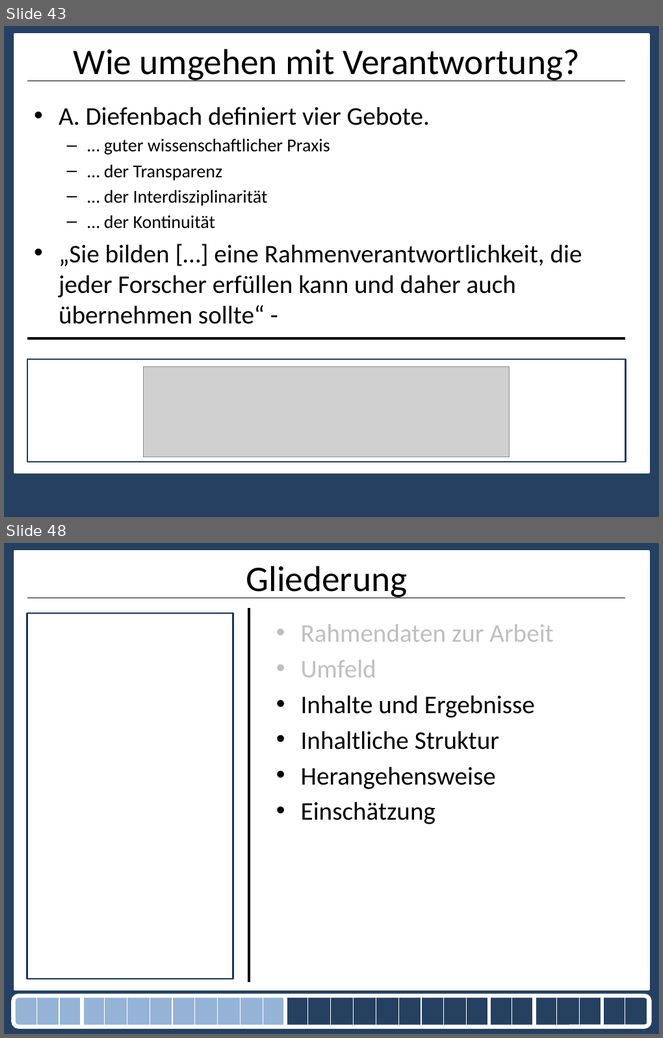
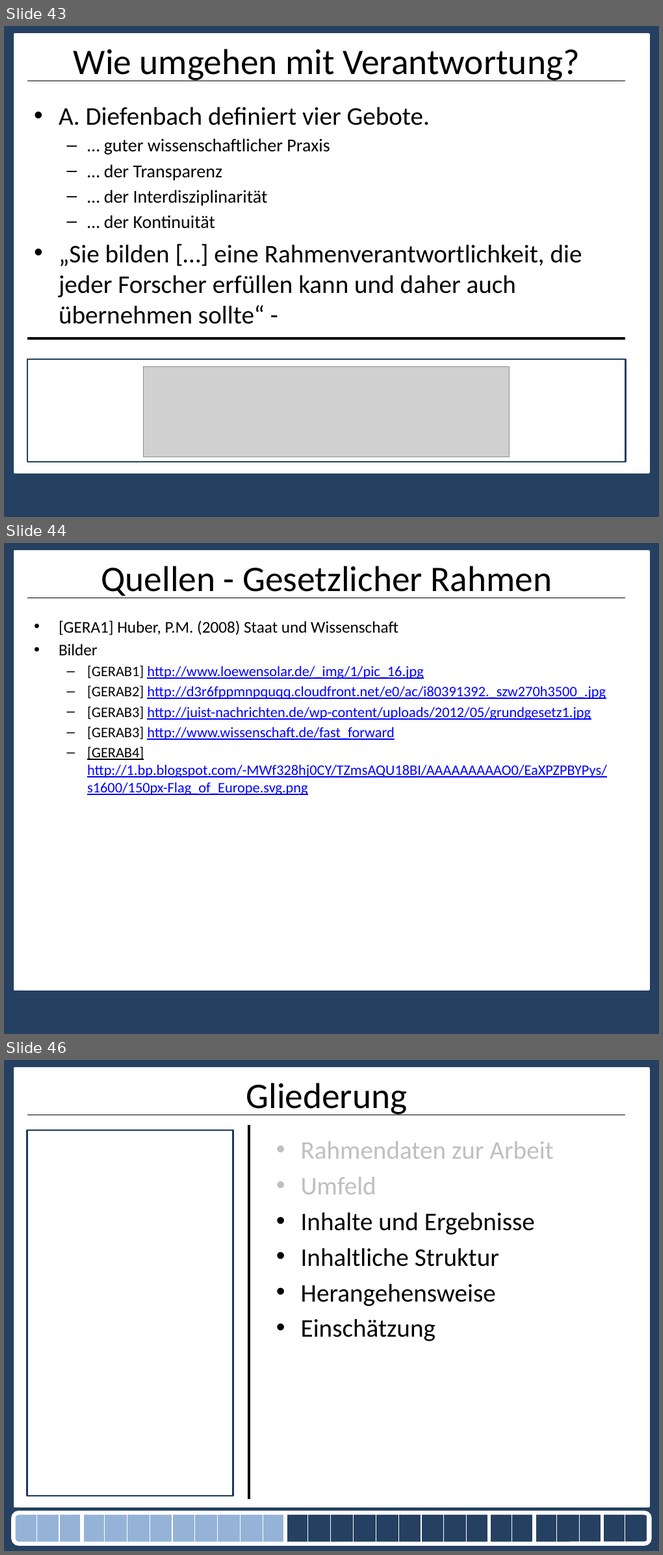
Before and after one commit to nicolehm/PMWK, a slide deck: Präsentation.pptx. Shown one above the other, each under a label of ours: slides 43 and 48 before the commit, slides 43, 44 and 46 after it; the slides between them are not shown. The pictures are 663x1038 and 663x1555 pixels, drawn with LibreOffice and Linux fonts; fonts in the diff are those of the drawing; grey boxes stand for pictures. Boxes give left, top, right and bottom in pixels: in the first picture for what was removed or moved away, otherwise in the second. Text is boxed around its words. In the diff, an @@ line names an element or a change of style, - is before the commit and + after.

Commit message:
Quellen

```diff
--- a/Präsentation.pptx
+++ b/Präsentation.pptx
@@ slide 44 added at box(4, 543, 659, 1034), background #254061; not listed: 2 template elements that a slide beside it also shows @@
@@ title added at box(101, 566, 553, 598), 39.6 pt, text #000000 @@
+Quellen - Gesetzlicher Rahmen
@@ text added at box(59, 620, 607, 795), 16 pt, text #0000FF, underline @@
+• [GERA1] Huber, P.M. (2008) Staat und Wissenschaft
+• Bilder
+  – [GERAB1] http://www.loewensolar.de/_img/1/pic_16.jpg
+  – [GERAB2] http://d3r6fppmnpquqq.cloudfront.net/e0/ac/i80391392._szw270h3500_.jpg
+  – [GERAB3] http://juist-nachrichten.de/wp-content/uploads/2012/05/grundgesetz1.jpg
+  – [GERAB3] http://www.wissenschaft.de/fast_forward
+  – [GERAB4] http://1.bp.blogspot.com/-MWf328hj0CY/TZmsAQU18BI/AAAAAAAAAO0/EaXPZPBYPys/s1600/150px-Flag_of_Europe.svg.png
@@ what was slide 48 is now slide 46 @@
```
Also in this commit, not shown: 5 slides changed, 3 slides removed.
